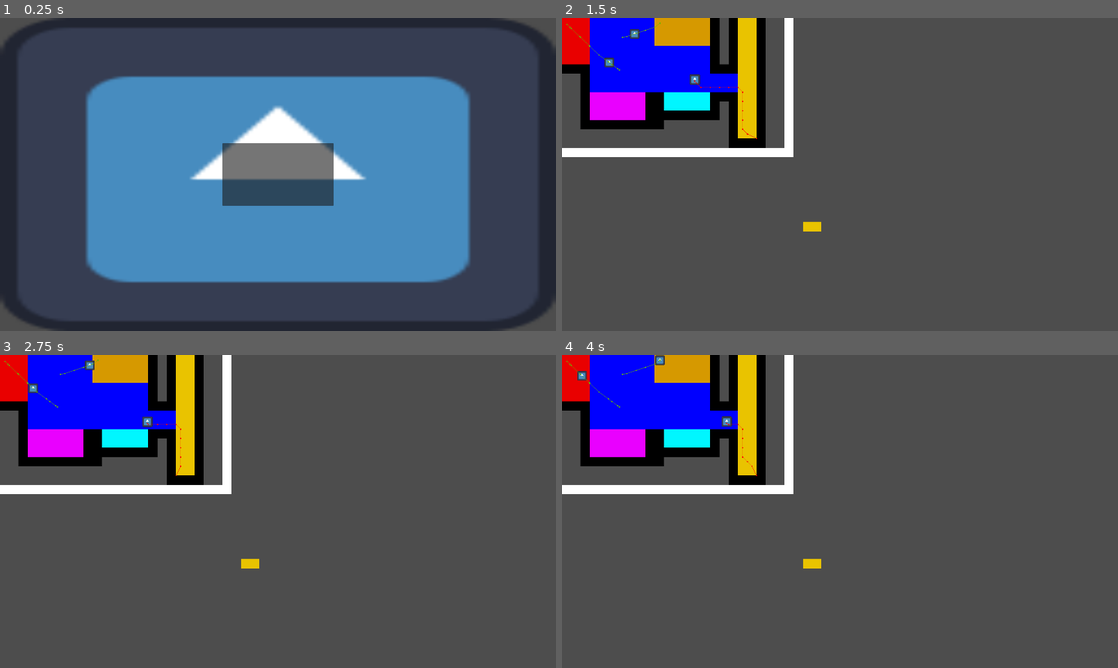
Above: before the commit, frames 1-4 (two rows, left to right).
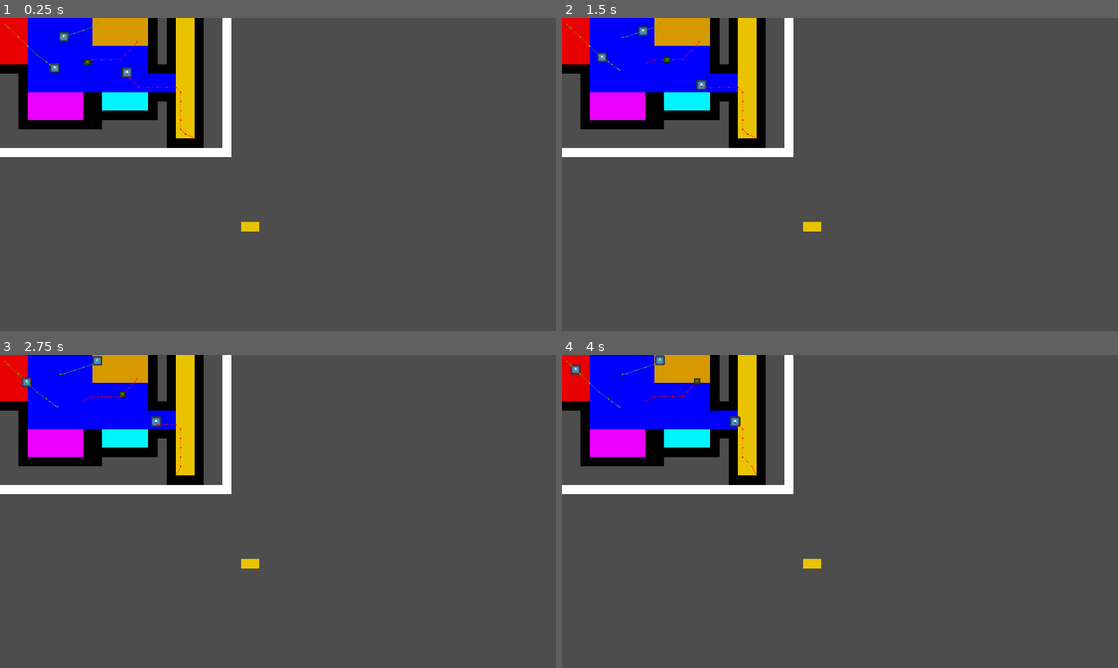
Above: after the commit, the same moments.

Repository: mntjams/game-jam-25-2
Game: Godot game, scene res://scenes/game.tscn
The game is run twice, just before and just after one commit, with the same random seed, the same clock (stepped at 60 frames per second) and the same inputs. Before the commit the project starts from res://scenes/main_menu.tscn. The engine's default icon, where the game draws it, is replaced by a stand-in: a white triangle on a blue panel in a dark square.
Inputs (mouse positions are in pixels of both pictures, inside the frame that each line leads up to):
- Up to frame 1 (0.25 s): no input
- Up to frame 2 (1.5 s): click (840, 174) at 0.52 s; move the mouse to (962, 158) at 1.27 s
- Up to frame 3 (2.75 s): move the mouse to (166, 527) at 2.02 s
- Up to frame 4 (4 s): move the mouse to (895, 442) at 2.77 s; move the mouse to (812, 574) at 3.52 s

The runs differ from the first frame. In frame 1, 66% of the frame differs, in the area x 0-100%, y 0-100%; in frame 2, 0.4%; in frame 3, 0.4%; in frame 4, 0.3%.

Commit message:
Add woman subclass

Diff:
--- a/project.godot
+++ b/project.godot
@@ -11,7 +11,7 @@
 [application]
 
 config/name="game-jam-25-2"
-run/main_scene="uid://b6g8wswtn212t"
+run/main_scene="uid://cdtnc2ucqxpfl"
 config/features=PackedStringArray("4.5", "GL Compatibility")
 config/icon="uid://b1sbwmgxviw67"
 
--- a/scenes/game.tscn
+++ b/scenes/game.tscn
@@ -8,6 +8,7 @@
 [ext_resource type="Script" uid="uid://wlsyrkid1xtg" path="res://scripts/room.gd" id="6_gee14"]
 [ext_resource type="Script" uid="uid://ccjf5kr435dt3" path="res://scripts/slot.gd" id="7_0tnpc"]
 [ext_resource type="PackedScene" uid="uid://b7hqtl0b4q6uw" path="res://scenes/npc.tscn" id="8_gee14"]
+[ext_resource type="PackedScene" uid="uid://qoe1t1c24c7u" path="res://scenes/woman.tscn" id="9_0tnpc"]
 
 [sub_resource type="NavigationPolygon" id="NavigationPolygon_yqjtg"]
 vertices = PackedVector2Array(16, 16, -16, 16, -16, -16, 16, -16)
@@ -269,3 +270,6 @@
 
 [node name="Npc2" parent="NPCs" instance=ExtResource("8_gee14")]
 position = Vector2(209.02933, 66.53067)
+
+[node name="Woman" parent="NPCs" instance=ExtResource("9_0tnpc")]
+position = Vector2(291.29083, 156.83296)
--- a/scenes/kompars.tscn
+++ /dev/null
@@ -1,26 +0,0 @@
-[gd_scene load_steps=4 format=3 uid="uid://bdjic56em6en7"]
-
-[ext_resource type="Script" uid="uid://fe7csrv44mrc" path="res://scripts/kompars.gd" id="1_a8nmi"]
-[ext_resource type="Texture2D" uid="uid://b1sbwmgxviw67" path="res://assets/img/icon.svg" id="2_kyx0r"]
-
-[sub_resource type="CircleShape2D" id="CircleShape2D_pve6d"]
-radius = 20.0
-
-[node name="Kompars" type="CharacterBody2D"]
-self_modulate = Color(1, 1, 0.011764706, 1)
-script = ExtResource("1_a8nmi")
-
-[node name="Sprite2D" type="Sprite2D" parent="."]
-scale = Vector2(0.3, 0.3)
-texture = ExtResource("2_kyx0r")
-
-[node name="CollisionShape2D" type="CollisionShape2D" parent="."]
-shape = SubResource("CircleShape2D_pve6d")
-
-[node name="NavigationAgent2D" type="NavigationAgent2D" parent="."]
-path_desired_distance = 5.0
-target_desired_distance = 5.0
-path_postprocessing = 1
-debug_enabled = true
-debug_use_custom = true
-debug_path_custom_color = Color(1, 0, 0, 1)
--- a/scenes/npc.tscn
+++ b/scenes/npc.tscn
@@ -11,6 +11,7 @@
 [node name="NavigationAgent2D" type="NavigationAgent2D" parent="."]
 path_desired_distance = 1.0
 target_desired_distance = 1.0
+avoidance_enabled = true
 debug_enabled = true
 debug_use_custom = true
 debug_path_custom_color = Color(0.40815094, 0.719206, 0, 1)
--- a/scenes/woman.tscn
+++ b/scenes/woman.tscn
@@ -6,12 +6,13 @@
 [sub_resource type="CircleShape2D" id="CircleShape2D_lbwyf"]
 radius = 20.0
 
-[node name="Woman" type="CharacterBody2D"]
+[node name="Woman" type="CharacterBody2D" groups=["NPCs"]]
 scale = Vector2(0.5, 0.5)
 script = ExtResource("1_lbwyf")
 
 [node name="Sprite" type="Sprite2D" parent="."]
-self_modulate = Color(1, 0.1882353, 1, 1)
+self_modulate = Color(0.47155088, 0.7261033, 1.1551381e-06, 1)
+scale = Vector2(0.34, 0.34)
 texture = ExtResource("2_kset0")
 
 [node name="CollisionShape2D" type="CollisionShape2D" parent="."]
--- a/scripts/game.gd
+++ b/scripts/game.gd
@@ -1,31 +1 @@
 extends Node2D
-
-#var woman_scene = preload("res://scenes/woman.tscn")
-#var kompars_scene = preload("res://scenes/kompars.tscn")
-
-# Called when the node enters the scene tree for the first time.
-func _ready() -> void:
-	pass
-	#for i in range(12):
-		#for j in range(12):
-			#if ((i+j)%5 == 0):
-				#GM.free_locations.append($TileMapLayer.map_to_local(Vector2i(i,j)))
-	#GM.free_locations.shuffle()
-	#for i in range(3):
-		#var woman = woman_scene.instantiate()
-		#woman.position = GM.free_locations[6+i]
-		#add_child(woman)
-	#
-	#for i in range(20):
-		#for j in range(20):
-			#if ((i+j)%5 == 2):
-				#GM.kompars_locations.append($TileMapLayer.map_to_local(Vector2i(i,j)))
-	#GM.kompars_locations.shuffle()
-	#for i in range(3):
-		#var komp = kompars_scene.instantiate()
-		#komp.position = GM.kompars_locations[7+i]
-		#add_child(komp)
-
-# Called every frame. 'delta' is the elapsed time since the previous frame.
-func _process(delta: float) -> void:
-	pass
--- a/scripts/game_manager.gd
+++ b/scripts/game_manager.gd
@@ -1,4 +1 @@
 extends Node
-
-var free_locations = []
-var kompars_locations = []
--- a/scripts/kompars.gd
+++ /dev/null
@@ -1,31 +0,0 @@
-extends CharacterBody2D
-
-var goal = null
-var finished = false
-@onready var nav_agent = $NavigationAgent2D
-var movement_speed: float = 30
-@onready var timer = get_tree().create_timer(1)
-# Called when the node enters the scene tree for the first time.
-func _ready() -> void:
-	pass
-
-
-# Called every frame. 'delta' is the elapsed time since the previous frame.
-func _process(delta: float) -> void:
-	if goal and timer.time_left > 0:
-		var next_path_position: Vector2 = nav_agent.get_next_path_position()
-		var new_velocity: Vector2 = global_position.direction_to(next_path_position) * movement_speed
-
-		if nav_agent.is_navigation_finished() and !finished:
-			timer = get_tree().create_timer(1)
-			finished = true
-
-		velocity = new_velocity
-		move_and_slide()
-
-	else:
-		finished = false
-		if goal: GM.free_locations.append(goal)
-		goal = GM.free_locations.pop_front()
-		nav_agent.target_position = goal
-		timer = get_tree().create_timer(10)
--- a/scripts/room_manager.gd
+++ b/scripts/room_manager.gd
@@ -24,7 +24,7 @@
 # connect all npc's from the npc group
 func _connect_existing_npcs() -> void:
 	for npc in get_tree().get_nodes_in_group("NPCs"):
-		#print(npc, "should be connected")
+		print(npc, "should be connected")
 		_connect_npc(npc)
 
 # connects single npc
--- a/scripts/woman.gd
+++ b/scripts/woman.gd
@@ -1,31 +1,6 @@
-extends CharacterBody2D
+extends Npc
+class_name InteractableWoman
 
-var goal = null
-var finished = false
-@onready var nav_agent = $NavigationAgent2D
-var movement_speed: float = 50
-@onready var timer = get_tree().create_timer(1)
-# Called when the node enters the scene tree for the first time.
-func _ready() -> void:
-	pass
-
-
-# Called every frame. 'delta' is the elapsed time since the previous frame.
-func _process(delta: float) -> void:
-	if goal and timer.time_left > 0:
-		var next_path_position: Vector2 = nav_agent.get_next_path_position()
-		var new_velocity: Vector2 = global_position.direction_to(next_path_position) * movement_speed
-
-		if nav_agent.is_navigation_finished() and !finished:
-			timer = get_tree().create_timer(1)
-			finished = true
-
-		velocity = new_velocity
-		move_and_slide()
-
-	else:
-		finished = false
-		if goal: GM.free_locations.append(goal)
-		goal = GM.free_locations.pop_front()
-		nav_agent.target_position = goal
-		timer = get_tree().create_timer(5)
+func on_done_in_room() -> void:
+	super.on_done_in_room()
+	print("I am a woman woohooo")
Not shown: 1 places in scenes/game.tscn that only renumber resources
Not shown, removed: scripts/kompars.gd.uid
